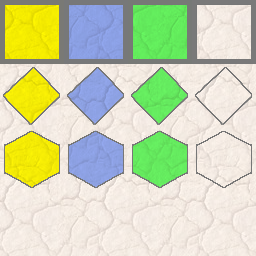
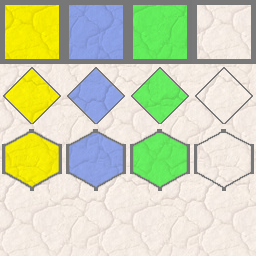
Comparing the layer stacks of the two 256x256 images. Changes:
painted on "outlines #1" over box(0, 0, 254, 191)
painted on "Layer copy #2" over box(195, 67, 253, 125)
painted on "Layer copy #1" over box(131, 67, 189, 125)
painted on "Layer copy" over box(67, 67, 125, 125)
painted on "Layer" over box(3, 67, 61, 125)
